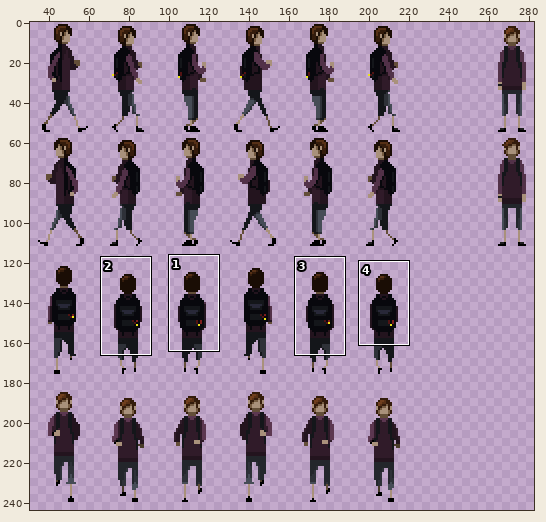
Pixel-art file -- src/LostAndFound.Core/Assets/Images/Player/PlayerAnimations.aseprite. The picture above shows the old version from afar; the outline marks the close-up.
Close-up. Old version:
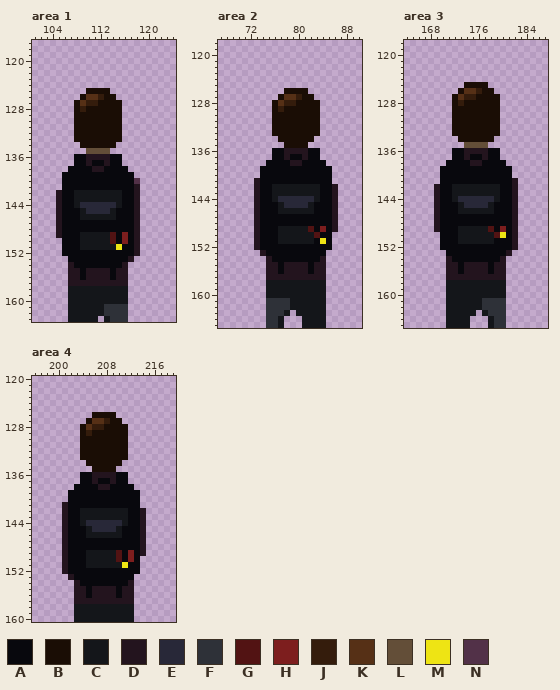
300x300 pixels, 1 frame. Colours within 5 levels of each other are drawn and written as one. Shown: area 1: x 101..124, y 117..163; area 2: x 67..90, y 118..165; area 3: x 164..187, y 118..165; area 4: x 196..219, y 120..160. The wide view leaves out empty margins. The commit also changed other parts of the picture, which this record leaves out.
Palette (. is transparent): A #08080d  B #1a0d05  C #14161a  D #23141e  E #282838  F #2e3138  G #521313  H #7d1e1e  J #341c0c  K #563016  L #634e38  M #eee414  N #523148
Pixels before, area 1, first column x 105:
125 .....BBBB.....
126 ....BKKJBB....
127 ...BKJJBBBB...
128 ...BJBBBBBB...
129 ...BBBBBBBB...
130 ...BBBBBBBB...
131 ...BBBBBBBB...
132 ...BBBBBBBB...
133 ...BBBBBBBB...
134 ....BBBBBB....
135 .....LLLL.....
136 ...AADDDDAA...
137 ...AADAADAA...
138 ..AAAADDAAAA..
139 .AAAAAAAAAAAA.
140 .AAAAAAAAAAAAN
141 .AAAAAAAAAAAAD
142 DAACCCCCCCCAAD
143 DAACCCCCCCCAAD
144 DAACEEEEEECAAD
145 DAAACEEEECAAAD
146 DAAACCCCCCAAAD
147 DAAAAAAAAAAAAD
148 DAAAAAAAAAAAAD
149 DAAACCCCCGAHAD
150 .AAACCCCCGAHAD
151 .AAACCCCCCMAAD
152 .AAAAAAAAAAAAD
153 ..AAAAAAAAAAD.
154 ..DAAAAAAAAD..
155 ..DDADDDDADD..
156 ..DDADDDDADD..
157 ..DDDDDDDDDD..
158 ..CCCCCCCCCC..
159 ..CCCCCCCCCC..
160 ..CCCCCCCCCC..
161 ..CCCCCCFFFF..
162 ..CCCCCCFFFF..
163 ..CCCCC.CFFF..
Pixels before, area 2, first column x 73:
126 .....BBBB.....
127 ....BKKJBB....
128 ...BKJJBBBB...
129 ...BJBBBBBB...
130 ...BBBBBBBB...
131 ...BBBBBBBB...
132 ...BBBBBBBB...
133 ...BBBBBBBB...
134 ....BBBBBB....
135 .....BBBB.....
136 ...AADDDDAA...
137 ...AADAADAA...
138 ..AAAADDAAAA..
139 .AAAAAAAAAAAA.
140 .AAAAAAAAAAAA.
141 DAAAAAAAAAAAA.
142 DAACCCCCCCCAAD
143 DAACCCCCCCCAAD
144 DAACEEEEEECAAD
145 DAAACEEEECAAAD
146 DAAACCCCCCAAAD
147 DAAAAAAAAAAAAD
148 DAAAAAAAAAAAAD
149 DAAACCCCCGAHAD
150 DAAACCCCCCGAA.
151 DAAACCCCCCAMA.
152 DAAAAAAAAAAAA.
153 .DAAAAAAAAAA..
154 ..DAAAAAAAAD..
155 ..DDADDDDADD..
156 ..DDADDDDADD..
157 ..DDDDDDDDDD..
158 ..CCCCCCCCCC..
159 ..CCCCCCCCCC..
160 ..CCCCCCCCCC..
161 ..FFFFCCCCCC..
162 ..FFFFCCCCCC..
163 ..FFFC.CCCCC..
164 ..FFC...CCCC..
165 ..FFC...CCCC..
Pixels before, area 3, first column x 169:
125 .....BBBB.....
126 ....BKKJBB....
127 ...BKJJBBBB...
128 ...BJBBBBBB...
129 ...BBBBBBBB...
130 ...BBBBBBBB...
131 ...BBBBBBBB...
132 ...BBBBBBBB...
133 ...BBBBBBBB...
134 ....BBBBBB....
135 .....LLLL.....
136 ...AADDDDAA...
137 ...AADAADAA...
138 ..AAAADDAAAA..
139 .AAAAAAAAAAAA.
140 .AAAAAAAAAAAA.
141 .AAAAAAAAAAAAD
142 DAACCCCCCCCAAD
143 DAACCCCCCCCAAD
144 DAACEEEEEECAAD
145 DAAACEEEECAAAD
146 DAAACCCCCCAAAD
147 DAAAAAAAAAAAAD
148 DAAAAAAAAAAAAD
149 DAAACCCCCGAHAD
150 .AAACCCCCCGMAD
151 .AAACCCCCCAAAD
152 .AAAAAAAAAAAAD
153 ..AAAAAAAAAAD.
154 ..DAAAAAAAAD..
155 ..DDADDDDADD..
156 ..DDADDDDADD..
157 ..DDDDDDDDDD..
158 ..CCCCCCCCCC..
159 ..CCCCCCCCCC..
160 ..CCCCCCCCCC..
161 ..CCCCCCFFFF..
162 ..CCCCCCFFFF..
163 ..CCCCC.CFFF..
164 ..CCCC...CFF..
165 ..CCCC...CFF..
Pixels before, area 4, first column x 201:
126 .....BBBB.....
127 ....BKKJBB....
128 ...BKJJBBBB...
129 ...BJBBBBBB...
130 ...BBBBBBBB...
131 ...BBBBBBBB...
132 ...BBBBBBBB...
133 ...BBBBBBBB...
134 ....BBBBBB....
135 .....BBBB.....
136 ...AADDDDAA...
137 ...AADAADAA...
138 ..AAAADDAAAA..
139 .AAAAAAAAAAAA.
140 .AAAAAAAAAAAA.
141 DAAAAAAAAAAAA.
142 DAACCCCCCCCAAD
143 DAACCCCCCCCAAD
144 DAACEEEEEECAAD
145 DAAACEEEECAAAD
146 DAAACCCCCCAAAD
147 DAAAAAAAAAAAAD
148 DAAAAAAAAAAAAD
149 DAAACCCCCGAHAD
150 DAAACCCCCGAHA.
151 DAAACCCCCCMAA.
152 DAAAAAAAAAAAA.
153 .DAAAAAAAAAA..
154 ..DAAAAAAAAD..
155 ..DDADDDDADD..
156 ..DDADDDDADD..
157 ..DDDDDDDDDD..
158 ..CCCCCCCCCC..
159 ..CCCCCCCCCC..
160 ..CCCCCCCCCC..
Once edited:
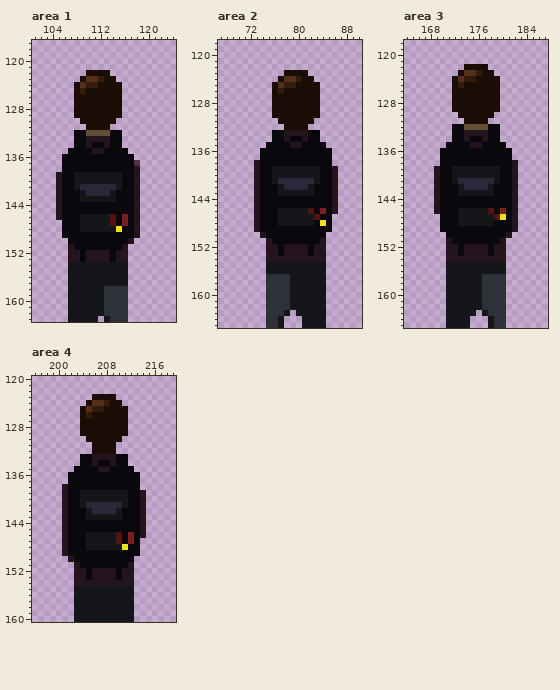
Edits made:
Area 1:
y 122: x 110..113 .... -> BBBB
y 123: x 109..114 ...... -> BKKJBB
y 124: x 108..115 ........ -> BKJJBBBB
y 125: x 108..109 .. -> BJ; x 114..115 .. -> BB
y 126: x 108 . -> B; x 110..112 KKJ -> BBB; x 115 . -> B
y 127: x 109..111 KJJ -> BBB
y 128: x 109 J -> B
y 130: x 108 B -> .; x 115 B -> .
y 131: x 108..109 BB -> ..; x 114..115 BB -> ..
y 132: x 108..115 BBBBBBBB -> AALLLLAA
y 133: x 108..115 BBBBBBBB -> AADDDDAA
y 134: x 108..115 .BBBBBB. -> AADAADAA
y 135: x 107..116 ...LLLL... -> AAAADDAAAA
y 136: x 106..107 .. -> AA; x 110..113 DDDD -> AAAA; x 116..117 .. -> AA
y 137: x 106..107 .. -> AA; x 110 D -> A; x 113 D -> A; x 116..118 ... -> AAN
y 138: x 106 . -> A; x 111..112 DD -> AA; x 117..118 .. -> AD
y 139: x 105 . -> D; x 108..115 AAAAAAAA -> CCCCCCCC; x 118 . -> D
y 140: x 105 . -> D; x 108..115 AAAAAAAA -> CCCCCCCC; x 118 N -> D
y 141: x 105 . -> D; x 108..115 AAAAAAAA -> CEEEEEEC
y 142: x 108 C -> A; x 110..113 CCCC -> EEEE; x 115 C -> A
y 143: x 108 C -> A; x 115 C -> A
y 144: x 108..115 CEEEEEEC -> AAAAAAAA
y 145: x 109..114 CEEEEC -> AAAAAA
y 146: x 114 C -> G; x 116 A -> H
y 147: x 105 D -> .; x 109..114 AAAAAA -> CCCCCG; x 116 A -> H
y 148: x 105 D -> .; x 109..115 AAAAAAA -> CCCCCCM
y 149: x 105 D -> .; x 109..114 CCCCCG -> AAAAAA; x 116 H -> A
y 150: x 106 A -> .; x 109..114 CCCCCG -> AAAAAA; x 116..118 HAD -> AD.
y 151: x 106..107 AA -> .D; x 109..118 CCCCCCMAAD -> AAAAAAAD..
y 152: x 106..108 AAA -> .DD; x 110..113 AAAA -> DDDD; x 115..118 AAAD -> DD..
y 153: x 107..108 AA -> DD; x 110..113 AAAA -> DDDD; x 115..117 AAD -> DD.
y 154: x 107..116 DAAAAAAAAD -> CCCCCCCCCC
y 155..156: x 107..116 DDADDDDADD -> CCCCCCCCCC
y 157: x 107..116 DDDDDDDDDD -> CCCCCCCCCC
y 158..160: x 113..116 CCCC -> FFFF
Area 2:
y 123: x 78..81 .... -> BBBB
y 124: x 77..82 ...... -> BKKJBB
y 125: x 76..83 ........ -> BKJJBBBB
y 126: x 76..77 .. -> BJ; x 82..83 .. -> BB
y 127: x 76 . -> B; x 78..80 KKJ -> BBB; x 83 . -> B
y 128: x 77..79 KJJ -> BBB
y 129: x 77 J -> B
y 131: x 76 B -> .; x 83 B -> .
y 132: x 76..77 BB -> ..; x 82..83 BB -> ..
y 133: x 76..83 BBBBBBBB -> AADDDDAA
y 134: x 76..83 .BBBBBB. -> AADAADAA
y 135: x 75..84 ...BBBB... -> AAAADDAAAA
y 136: x 74..75 .. -> AA; x 78..81 DDDD -> AAAA; x 84..85 .. -> AA
y 137: x 74..75 .. -> AA; x 78 D -> A; x 81 D -> A; x 84..85 .. -> AA
y 138: x 73..74 .. -> DA; x 79..80 DD -> AA; x 85 . -> A
y 139..140: x 73 . -> D; x 76..83 AAAAAAAA -> CCCCCCCC; x 86 . -> D
y 141: x 76..83 AAAAAAAA -> CEEEEEEC; x 86 . -> D
y 142: x 76 C -> A; x 78..81 CCCC -> EEEE; x 83 C -> A
y 143: x 76 C -> A; x 83 C -> A
y 144: x 76..83 CEEEEEEC -> AAAAAAAA
y 145: x 77..82 CEEEEC -> AAAAAA
y 146: x 82 C -> G; x 84 A -> H
y 147: x 77..83 AAAAAAA -> CCCCCCG; x 86 D -> .
y 148: x 77..82 AAAAAA -> CCCCCC; x 84 A -> M; x 86 D -> .
y 149: x 77..82 CCCCCG -> AAAAAA; x 84 H -> A; x 86 D -> .
y 150: x 73..74 DA -> .D; x 77..83 CCCCCCG -> AAAAAAA; x 85 A -> .
y 151: x 73..75 DAA -> ..D; x 77..82 CCCCCC -> AAAAAA; x 84..85 MA -> D.
y 152: x 73..76 DAAA -> ..DD; x 78..81 AAAA -> DDDD; x 83..85 AAA -> DD.
y 153: x 74..76 DAA -> .DD; x 78..81 AAAA -> DDDD; x 83..84 AA -> DD
y 154: x 76..83 AAAAAAAA -> DDDDDDDD
y 155..156: x 75..84 DDADDDDADD -> CCCCCCCCCC
y 157: x 75..84 DDDDDDDDDD -> FFFFCCCCCC
y 158..160: x 75..78 CCCC -> FFFF
Area 3:
y 122: x 174..177 .... -> BBBB
y 123: x 173..178 ...... -> BKKJBB
y 124: x 172..179 ........ -> BKJJBBBB
y 125: x 172..173 .. -> BJ; x 178..179 .. -> BB
y 126: x 172 . -> B; x 174..176 KKJ -> BBB; x 179 . -> B
y 127: x 173..175 KJJ -> BBB
y 128: x 173 J -> B
y 130: x 172 B -> .; x 179 B -> .
y 131: x 172..173 BB -> ..; x 178..179 BB -> ..
y 132: x 172..179 BBBBBBBB -> AALLLLAA
y 133: x 172..179 BBBBBBBB -> AADDDDAA
y 134: x 172..179 .BBBBBB. -> AADAADAA
y 135: x 171..180 ...LLLL... -> AAAADDAAAA
y 136: x 170..171 .. -> AA; x 174..177 DDDD -> AAAA; x 180..181 .. -> AA
y 137: x 170..171 .. -> AA; x 174 D -> A; x 177 D -> A; x 180..181 .. -> AA
y 138: x 170 . -> A; x 175..176 DD -> AA; x 181..182 .. -> AD
y 139..140: x 169 . -> D; x 172..179 AAAAAAAA -> CCCCCCCC; x 182 . -> D
y 141: x 169 . -> D; x 172..179 AAAAAAAA -> CEEEEEEC
y 142: x 172 C -> A; x 174..177 CCCC -> EEEE; x 179 C -> A
y 143: x 172 C -> A; x 179 C -> A
y 144: x 172..179 CEEEEEEC -> AAAAAAAA
y 145: x 173..178 CEEEEC -> AAAAAA
y 146: x 178 C -> G; x 180 A -> H
y 147: x 169 D -> .; x 173..180 AAAAAAAA -> CCCCCCGM
y 148: x 169 D -> .; x 173..178 AAAAAA -> CCCCCC
y 149: x 169 D -> .; x 173..178 CCCCCG -> AAAAAA; x 180 H -> A
y 150: x 170 A -> .; x 173..182 CCCCCCGMAD -> AAAAAAAAD.
y 151: x 170..171 AA -> .D; x 173..178 CCCCCC -> AAAAAA; x 180..182 AAD -> D..
y 152: x 170..172 AAA -> .DD; x 174..177 AAAA -> DDDD; x 179..182 AAAD -> DD..
y 153: x 171..172 AA -> DD; x 174..177 AAAA -> DDDD; x 179..181 AAD -> DD.
y 154: x 172..179 AAAAAAAA -> DDDDDDDD
y 155..156: x 171..180 DDADDDDADD -> CCCCCCCCCC
y 157: x 171..180 DDDDDDDDDD -> CCCCCCFFFF
y 158..160: x 177..180 CCCC -> FFFF
Area 4:
y 123: x 206..209 .... -> BBBB
y 124: x 205..210 ...... -> BKKJBB
y 125: x 204..211 ........ -> BKJJBBBB
y 126: x 204..205 .. -> BJ; x 210..211 .. -> BB
y 127: x 204 . -> B; x 206..208 KKJ -> BBB; x 211 . -> B
y 128: x 205..207 KJJ -> BBB
y 129: x 205 J -> B
y 130: x 204 B -> .; x 211 B -> .
y 131..132: x 204..205 BB -> ..; x 210..211 BB -> ..
y 133: x 204..211 BBBBBBBB -> AADDDDAA
y 134: x 204..211 .BBBBBB. -> AADAADAA
y 135: x 203..212 ...BBBB... -> AAAADDAAAA
y 136: x 202..203 .. -> AA; x 206..209 DDDD -> AAAA; x 212..213 .. -> AA
y 137: x 202..203 .. -> AA; x 206 D -> A; x 209 D -> A; x 212..213 .. -> AA
y 138: x 201..202 .. -> DA; x 207..208 DD -> AA; x 213 . -> A
y 139..140: x 201 . -> D; x 204..211 AAAAAAAA -> CCCCCCCC; x 214 . -> D
y 141: x 204..211 AAAAAAAA -> CEEEEEEC; x 214 . -> D
y 142: x 204 C -> A; x 206..209 CCCC -> EEEE; x 211 C -> A
y 143: x 204 C -> A; x 211 C -> A
y 144: x 204..211 CEEEEEEC -> AAAAAAAA
y 145: x 205..210 CEEEEC -> AAAAAA
y 146: x 210 C -> G; x 212 A -> H
y 147: x 205..210 AAAAAA -> CCCCCG; x 212 A -> H; x 214 D -> .
y 148: x 205..211 AAAAAAA -> CCCCCCM; x 214 D -> .
y 149: x 205..210 CCCCCG -> AAAAAA; x 212 H -> A; x 214 D -> .
y 150: x 201..202 DA -> .D; x 205..210 CCCCCG -> AAAAAA; x 212..213 HA -> A.
y 151: x 201..203 DAA -> ..D; x 205..213 CCCCCCMAA -> AAAAAAAD.
y 152: x 201..204 DAAA -> ..DD; x 206..209 AAAA -> DDDD; x 211..213 AAA -> DD.
y 153: x 202..204 DAA -> .DD; x 206..209 AAAA -> DDDD; x 211..212 AA -> DD
y 154: x 204..211 AAAAAAAA -> DDDDDDDD
y 155..156: x 203..212 DDADDDDADD -> CCCCCCCCCC
y 157: x 203..212 DDDDDDDDDD -> CCCCCCCCCC
